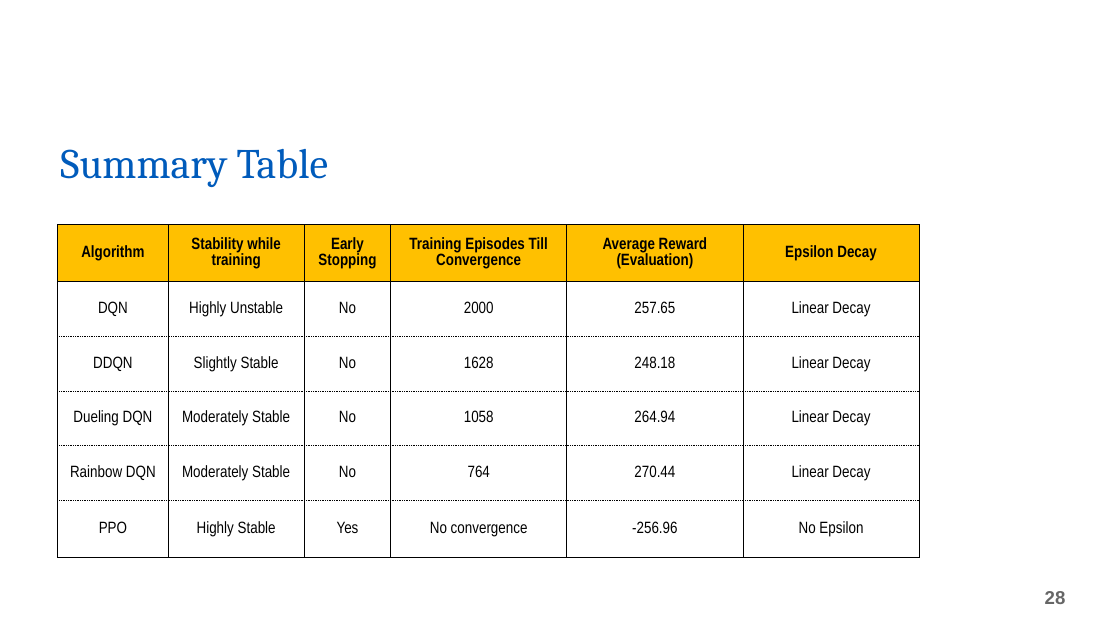
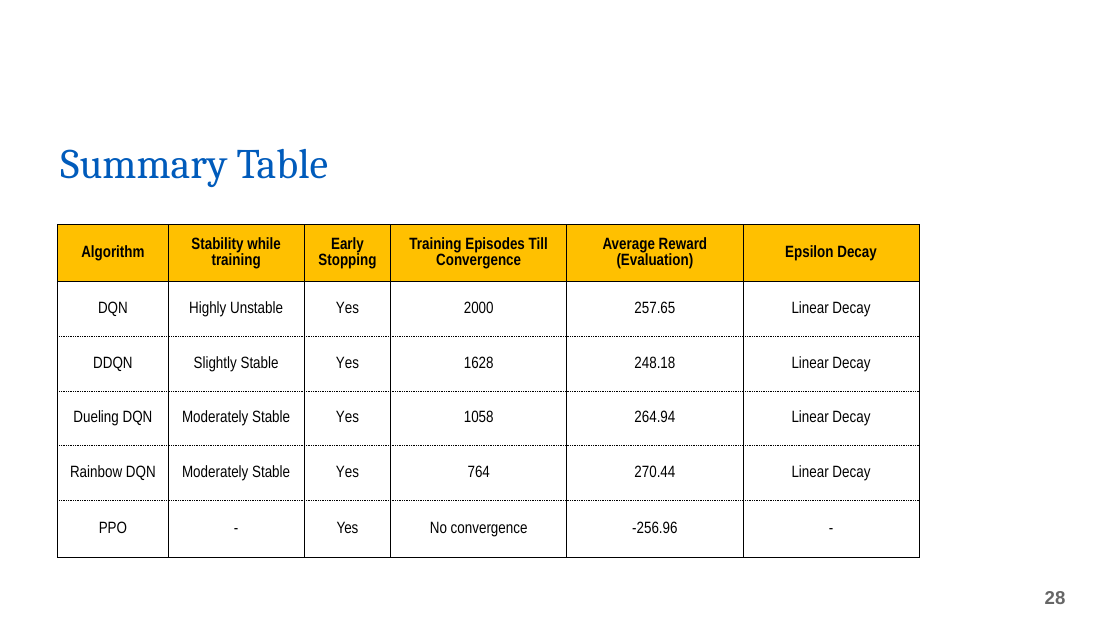
Before and after one commit to vivek-viswam-rv/rl-experiments, a slide deck: slide 28 of Final Project Presentation.pptx. Drawn at 1120x630 pixels with LibreOffice and Linux fonts; fonts in the diff are those of the drawing; background and template pictures are left out. Boxes give left, top, right and bottom in pixels: in the first picture for what was removed or moved away, otherwise in the second. Text is boxed around its words. In the diff, an @@ line names an element or a change of style, - is before the commit and + after.

Commit message:
Presentation Done

```diff
--- a/Final Project Presentation.pptx
+++ b/Final Project Presentation.pptx
@@ table at (x1=58, y1=224, x2=920, y2=557) @@
-row 2, column 3: No
+row 2, column 3: Yes
-row 3, column 3: No
+row 3, column 3: Yes
-row 4, column 3: No
+row 4, column 3: Yes
-row 5, column 3: No
+row 5, column 3: Yes
-row 6, column 2: Highly Stable
+row 6, column 2: -
-row 6, column 6: No Epsilon
+row 6, column 6: -
```
Also in this commit, not shown: 1 other slide changed.
